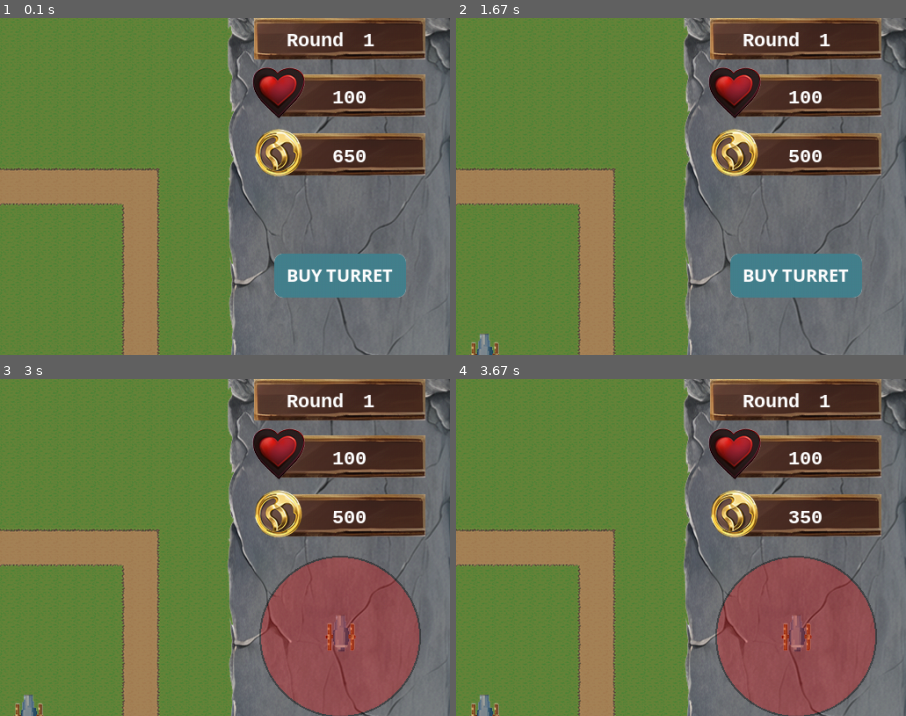
Above: before the commit, frames 1-4 (two rows, left to right).
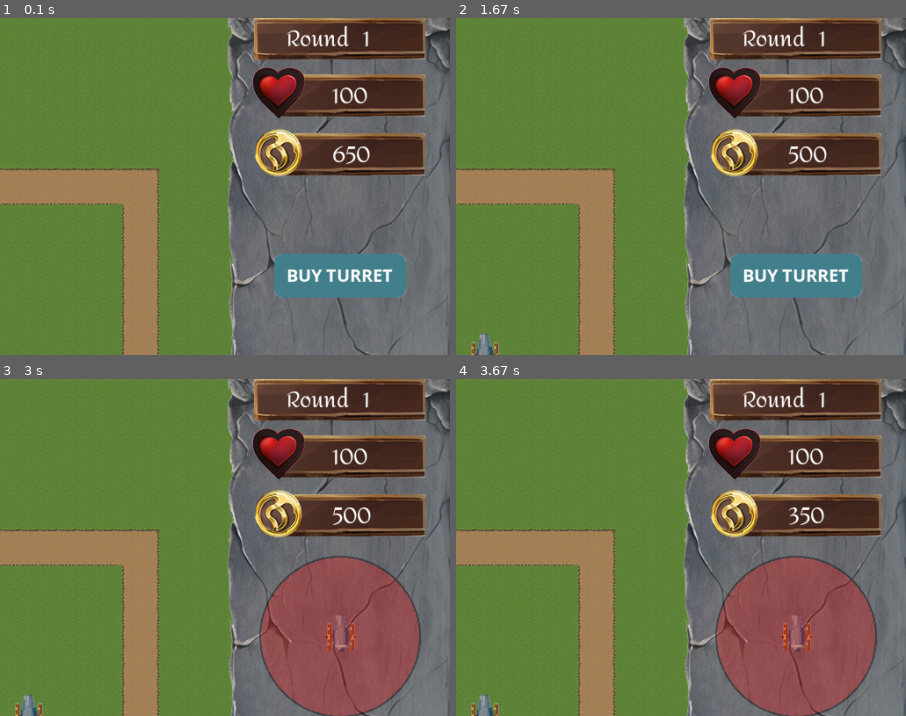
Above: after the commit, the same moments.

Repository: peter5454/PyGame
Game: pygame game, started from main.py
The game is run twice, just before and just after one commit, with the same random seed, the same clock (stepped at 60 frames per second) and the same inputs.
Inputs (mouse positions are % of the whole screen's width and height, from its top left):
- Up to frame 1 (0.1 s): no input
- Up to frame 2 (1.67 s): click (88, 42) at 0.38 s; click (51, 57) at 0.72 s; click (89, 94) at 1.05 s; click (62, 59) at 1.38 s
- Up to frame 3 (3 s): click (88, 42) at 2.72 s
- Up to frame 4 (3.67 s): click (34, 17) at 3.05 s; click (88, 42) at 3.38 s
The pictures show only the part of the screen within x 50-100%, y 4-54%; the shares and areas given below are measured in that part.

The runs differ from the first frame. In frame 1, 1.1% of the frame differs, in the area x 63-84%, y 2-44%; in frame 2, 1.1%; in frame 3, 1.1%; in frame 4, 1.1%.

Commit message:
Added fonts

Diff:
--- a/main.py
+++ b/main.py
@@ -80,8 +80,8 @@
 world.process_enemies()
 
 #load fonts for displaying text on the screen
-text_font = pg.font.SysFont("Consolas", 24, bold = True)
-large_font = pg.font.SysFont("Consolas", 36)
+text_font = pg.font.Font("assets/fonts/Amita-Regular.ttf", 24)
+large_font = pg.font.Font("assets/fonts/Amita-Regular.ttf", 36)
 
 #function for outputting text onto the screen
 def draw_text(text, font, text_col, x, y):
@@ -239,10 +239,10 @@
   screen.blit(gold_bar, (796, 155))
 
 
-  draw_text("Round", text_font, "grey100", 838, 45)
-  draw_text(str(world.level), text_font, "grey100", 925, 45)
-  draw_text(str(world.health), text_font, "grey100", 890, 110)
-  draw_text(str(world.money), text_font, "grey100", 890, 177)
+  draw_text("Round", text_font, "grey100", 838, 32)
+  draw_text(str(world.level), text_font, "grey100", 925, 32)
+  draw_text(str(world.health), text_font, "grey100", 890, 97)
+  draw_text(str(world.money), text_font, "grey100", 890, 164)
 
   if game_over == False:
     #check if the level has been started or not
Binary file added: assets/fonts/Amita-Regular.ttf
